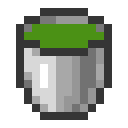
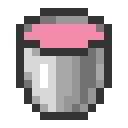
Two versions of the same layered image (128×128). Layer-by-layer changes:
added layer "Layer copy" (lch color) above "Layer copy #1" over [24, 24, 104, 48]
"Layer": opacity 100% → 49%, blend lch color → normal, painted on it over [24, 24, 104, 48]
